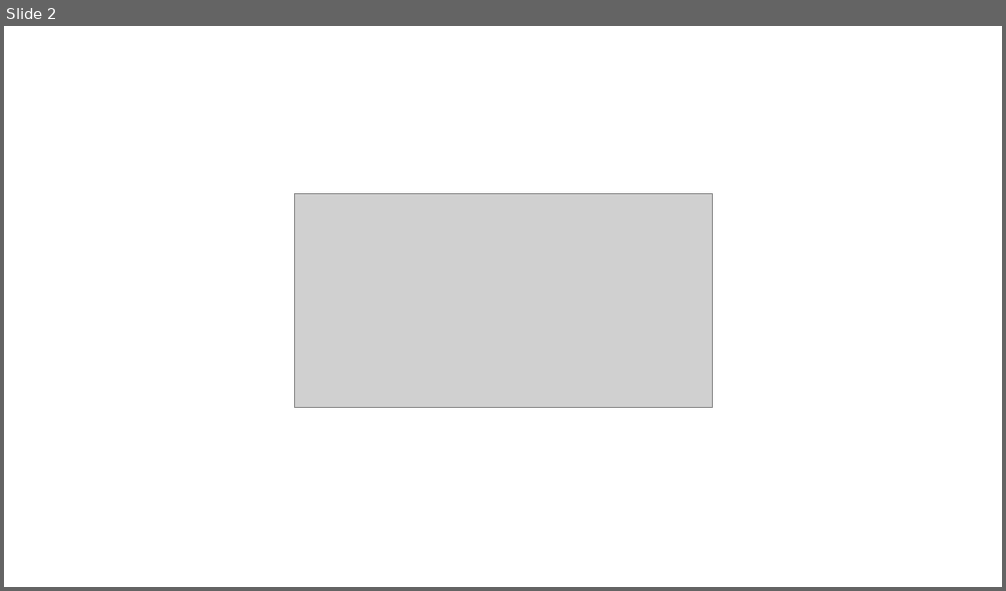
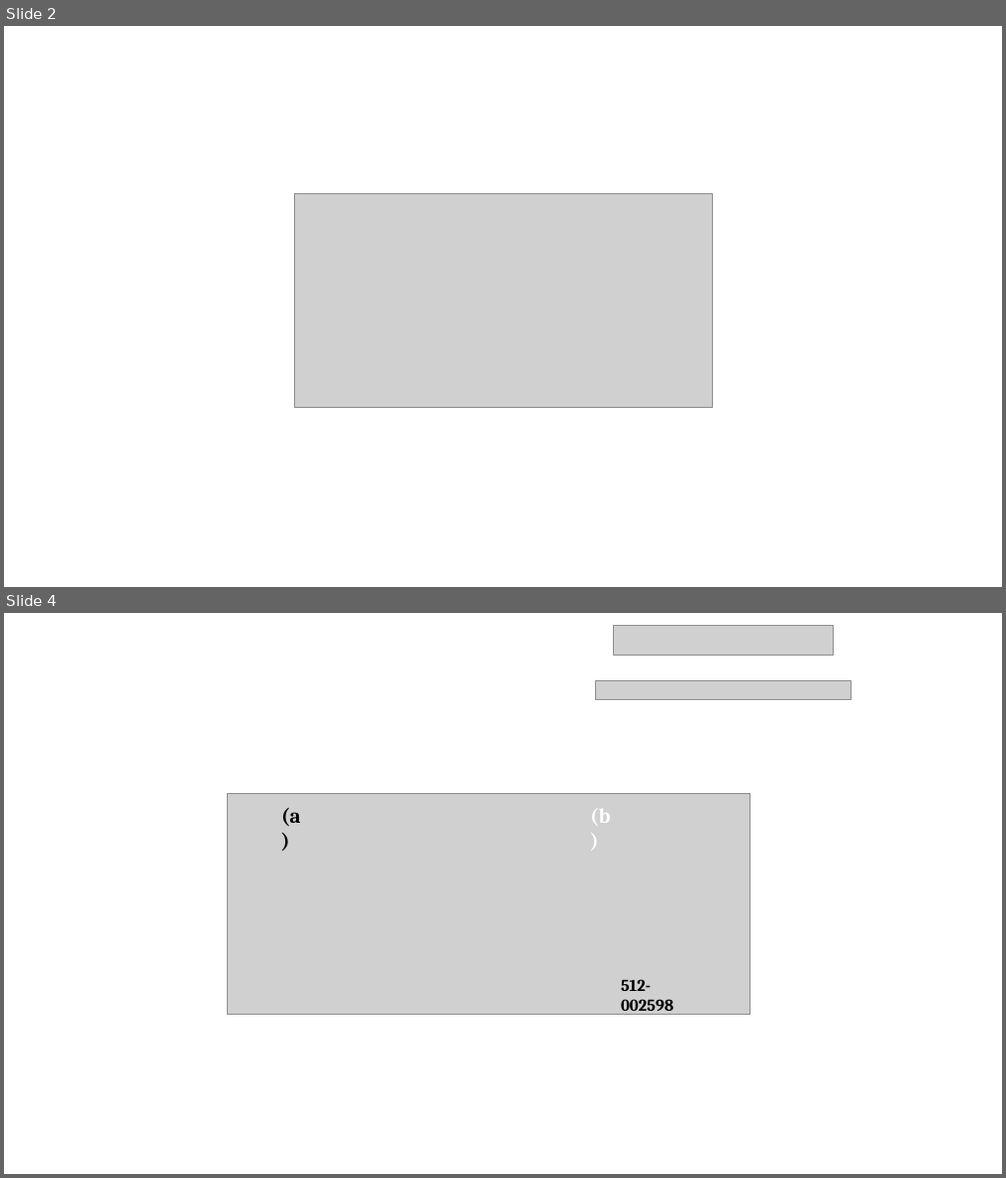
Before and after one commit to cao-jacky/degree_level3, a slide deck: laboratory_project/report/observations/diagrams.pptx. Shown one above the other, each under a label of ours: slide 2 before the commit, slides 2 and 4 after it; the slides between them are not shown. The pictures are 1006x591 and 1006x1178 pixels, drawn with LibreOffice and Linux fonts; fonts in the diff are those of the drawing; grey boxes stand for pictures. Boxes give left, top, right and bottom in pixels: in the first picture for what was removed or moved away, otherwise in the second. Text is boxed around its words. In the diff, an @@ line names an element or a change of style, - is before the commit and + after.

```diff
--- a/laboratory_project/report/observations/diagrams.pptx
+++ b/laboratory_project/report/observations/diagrams.pptx
@@ slide 4 added at [4,613,1002,1174], background #FFFFFF @@
@@ picture added at [614,626,833,655] @@
@@ picture added at [596,681,851,699] @@
@@ picture added at [228,794,749,1013] @@
@@ picture added at [228,794,749,1014] @@
@@ text added at [281,808,301,827], 20 pt, text #000000, bold @@
+(a)
@@ text added at [590,809,611,824], 20 pt, text #FFFFFF, bold @@
+(b)
@@ text added at [621,979,673,1016], 16 pt, text #000000, bold @@
+512-002598
```
Also in this commit, not shown: 1 other slide added, 13 other files.
